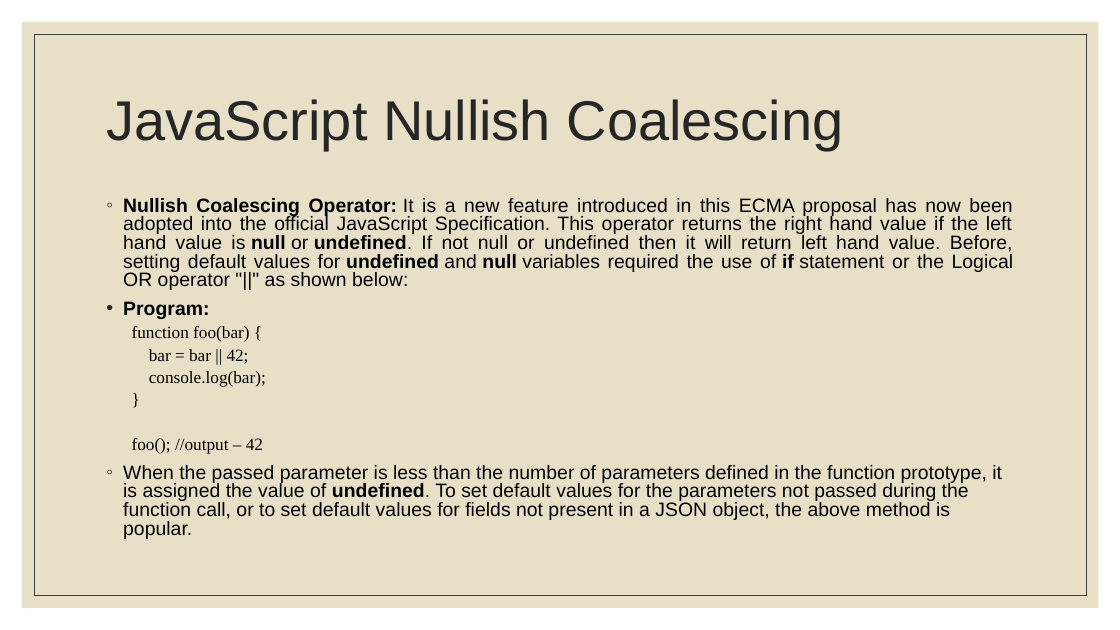
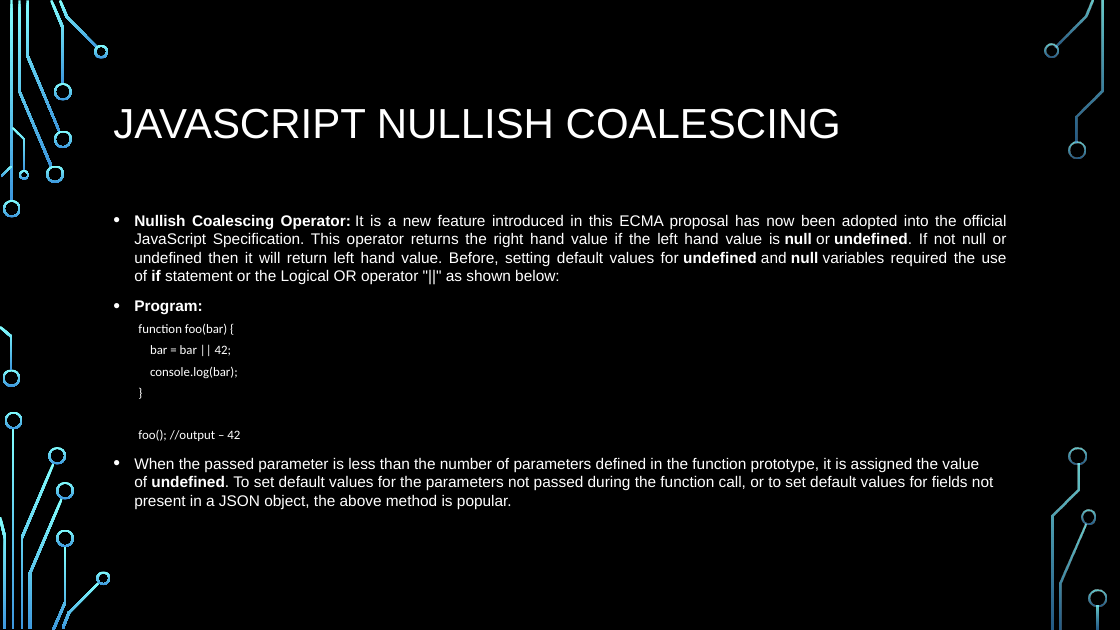
Before and after one commit to PramodJana/JavaScript, a slide deck: slide 27 of GFG JS Course Curriculam/Articles/002 Javascript fundamentals.pptx. Drawn at 1120x630 pixels with LibreOffice and Linux fonts; fonts in the diff are those of the drawing; background and template pictures are left out. Boxes give left, top, right and bottom in pixels: in the first picture for what was removed or moved away, otherwise in the second. Text is boxed around its words. In the diff, an @@ line names an element or a change of style, - is before the commit and + after.

```diff
--- a/GFG JS Course Curriculam/Articles/002 Javascript fundamentals.pptx
+++ b/GFG JS Course Curriculam/Articles/002 Javascript fundamentals.pptx
@@ background #FFFFFF to picture (left out) @@
@@ rectangle removed at [22,22,1099,608] @@
@@ rectangle removed at [34,34,1086,596] @@
@@ title at [113,108,841,139]: text changed; size 48 to 36 pt; text colour #262626 to #FFFFFF @@
-JavaScript Nullish Coalescing
+JAVASCRIPT NULLISH COALESCING
@@ text "Nullish Coalescing Operator: It is ...": place and size @@
-text "Nullish Coalescing Operator: It is ..." at [123,198,1014,539]
+text "Nullish Coalescing Operator: It is ..." at [134,214,1007,509]
@@ text "Nullish Coalescing Operator: It is ..." at [134,214,1007,509]: size 16.6 to 13.2 pt, text colour #000000 to #FFFFFF; size 14.8 to 11 pt, font Times New Roman to Calibri in "function foo(bar) {", "bar = bar || 42;", "console.log(bar);", "}" and 1 more places; bullet ◦ to •; line spacing 0.8 to 1; more space between paragraphs; indent changed @@
@@ group added at [0,0,1107,630]: 33 freeform shapes, 3 rectangles @@
```
Also in this commit, not shown: 29 other slides changed.
